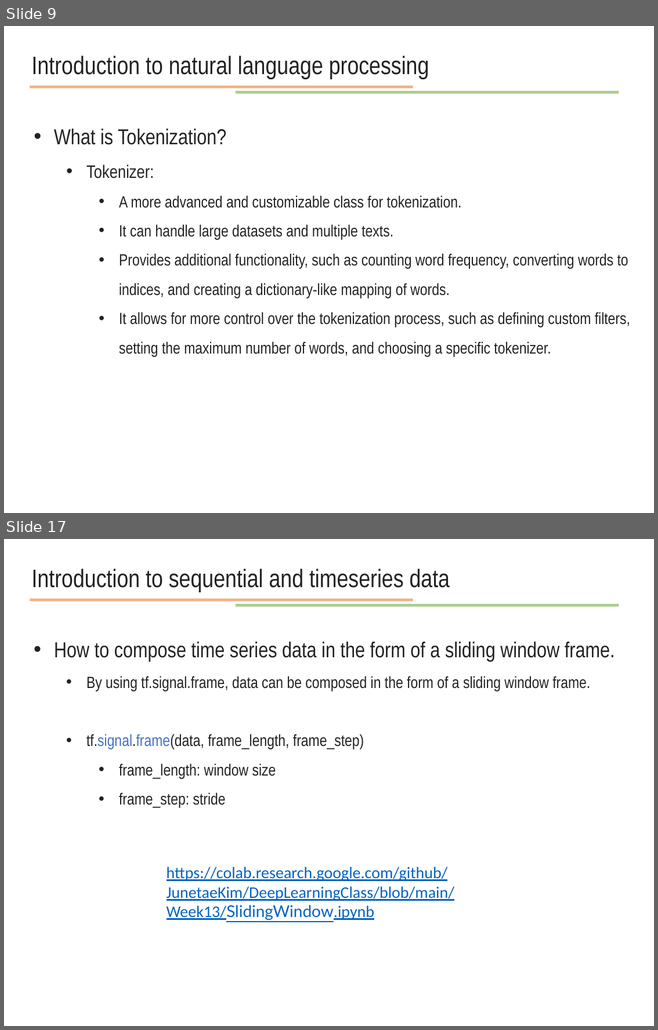
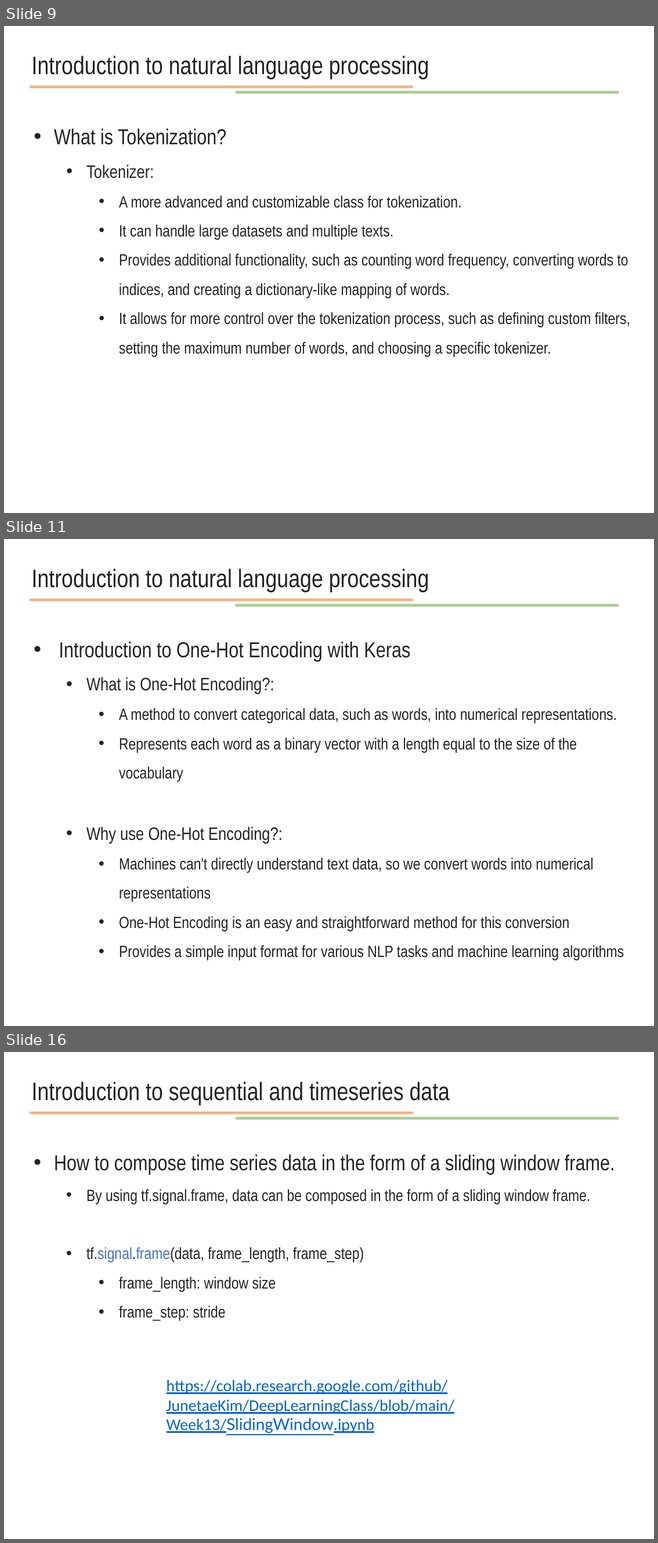
Before and after one commit to JunetaeKim/DeepLearningClass, a slide deck: Week14/week14 natural language processing.pptx. Shown one above the other, each under a label of ours: slides 9 and 17 before the commit, slides 9, 11 and 16 after it; the slides between them are not shown. The pictures are 658x1030 and 658x1543 pixels, drawn with LibreOffice and Linux fonts; fonts in the diff are those of the drawing. Boxes give left, top, right and bottom in pixels: in the first picture for what was removed or moved away, otherwise in the second. Text is boxed around its words. In the diff, an @@ line names an element or a change of style, - is before the commit and + after.

```diff
--- a/Week14/week14 natural language processing.pptx
+++ b/Week14/week14 natural language processing.pptx
@@ slide 11 added at bbox=[4, 539, 654, 1026], background #FFFFFF @@
@@ text added at bbox=[32, 569, 429, 592], 28 pt, text #222222 @@
+Introduction to natural language processing
@@ line added from (30, 600) to (412, 600), #ED7D31 3 pt @@
@@ line added from (235, 605) to (619, 605), #70AD47 3 pt @@
@@ text added at bbox=[59, 642, 624, 961], 18 pt, text #222222 @@
+• Introduction to One-Hot Encoding with Keras
+  • What is One-Hot Encoding?:
+    • A method to convert categorical data, such as words, into numerical representations.
+    • Represents each word as a binary vector with a length equal to the size of the vocabulary
+  • Why use One-Hot Encoding?:
+    • Machines can't directly understand text data, so we convert words into numerical representations
+    • One-Hot Encoding is an easy and straightforward method for this conversion
+    • Provides a simple input format for various NLP tasks and machine learning algorithms
@@ what was slide 17 is now slide 16 @@
```
Also in this commit, not shown: 3 slides changed, 2 other slides added, 39 slides removed, 1 other file.
